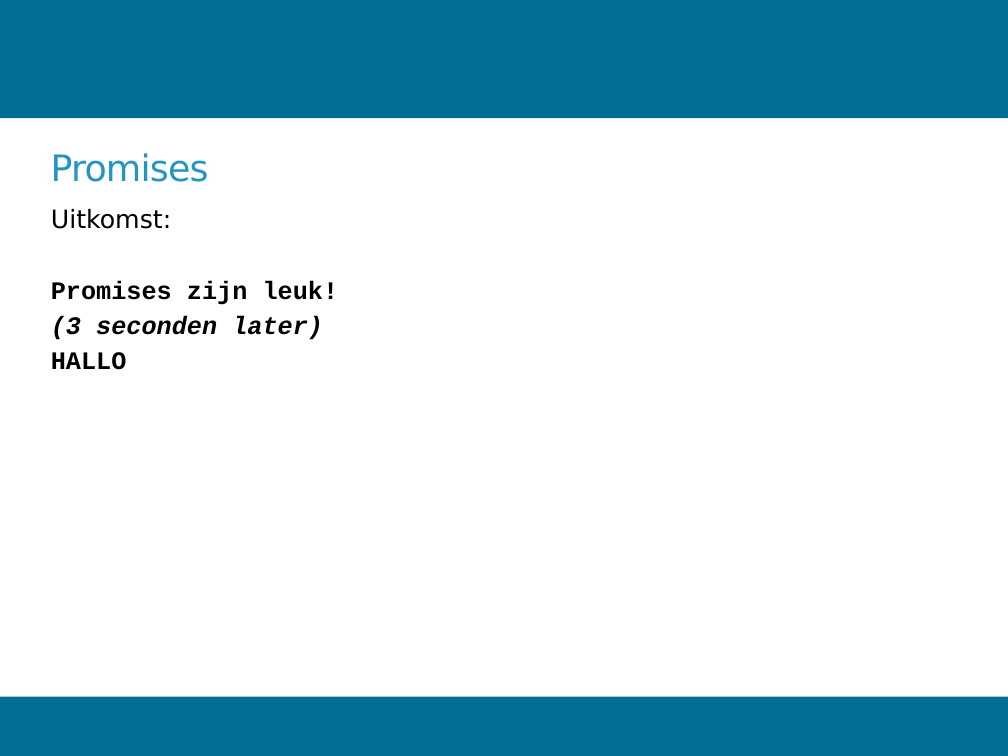
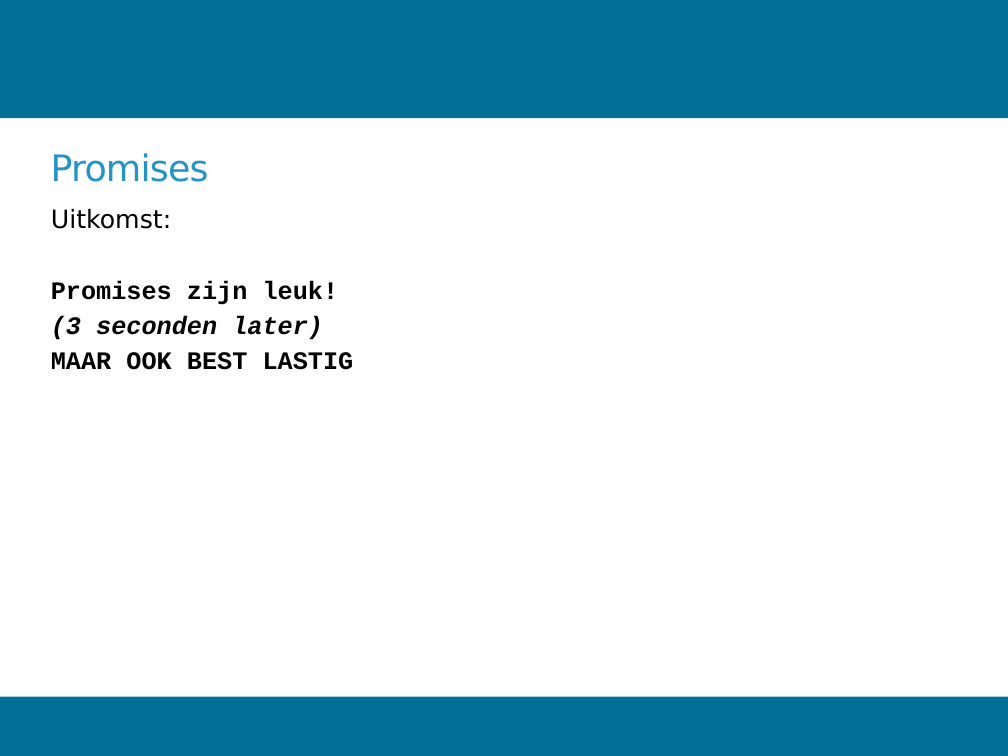
Before and after one commit to Woetjo/introAngular, a slide deck: slide 25 of introJavaScript.pptx (slide 22 before the commit). Drawn at 1008x756 pixels with LibreOffice and Linux fonts; fonts in the diff are those of the drawing; background and template pictures are left out. Boxes give left, top, right and bottom in pixels: in the first picture for what was removed or moved away, otherwise in the second. Text is boxed around its words. In the diff, an @@ line names an element or a change of style, - is before the commit and + after.

```diff
--- a/introJavaScript.pptx
+++ b/introJavaScript.pptx
@@ text at [51, 352, 354, 370]: text changed @@
-HALLO
+MAAR OOK BEST LASTIG
```
Also in this commit, not shown: 13 other slides changed, 4 slides added, 1 other file.
